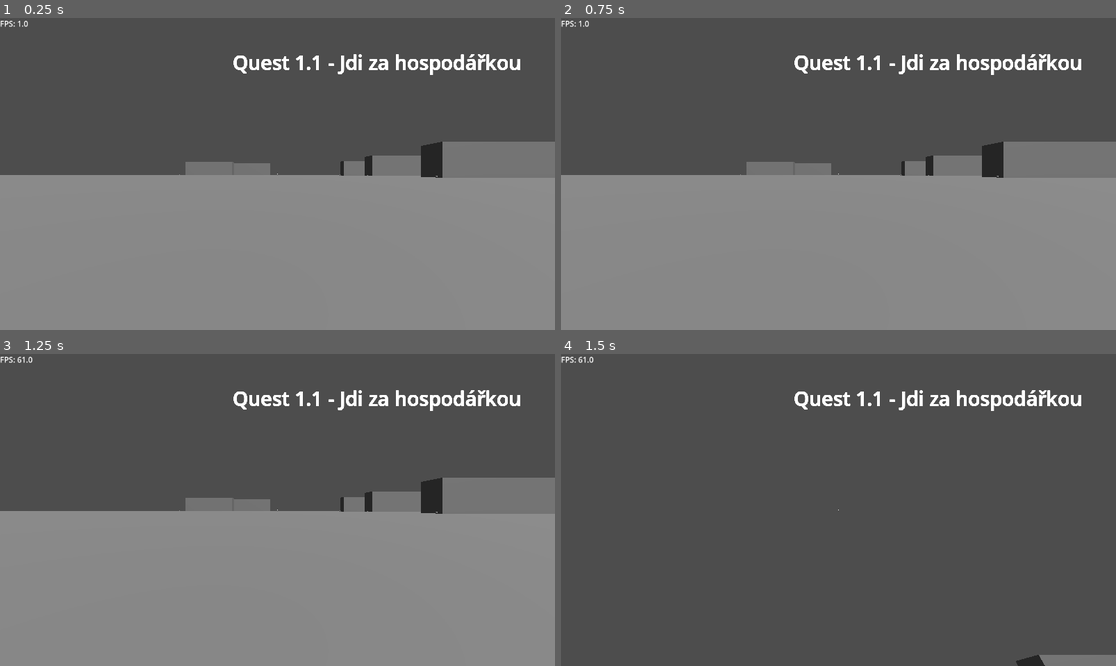
Above: before the commit, frames 1-4 (two rows, left to right).
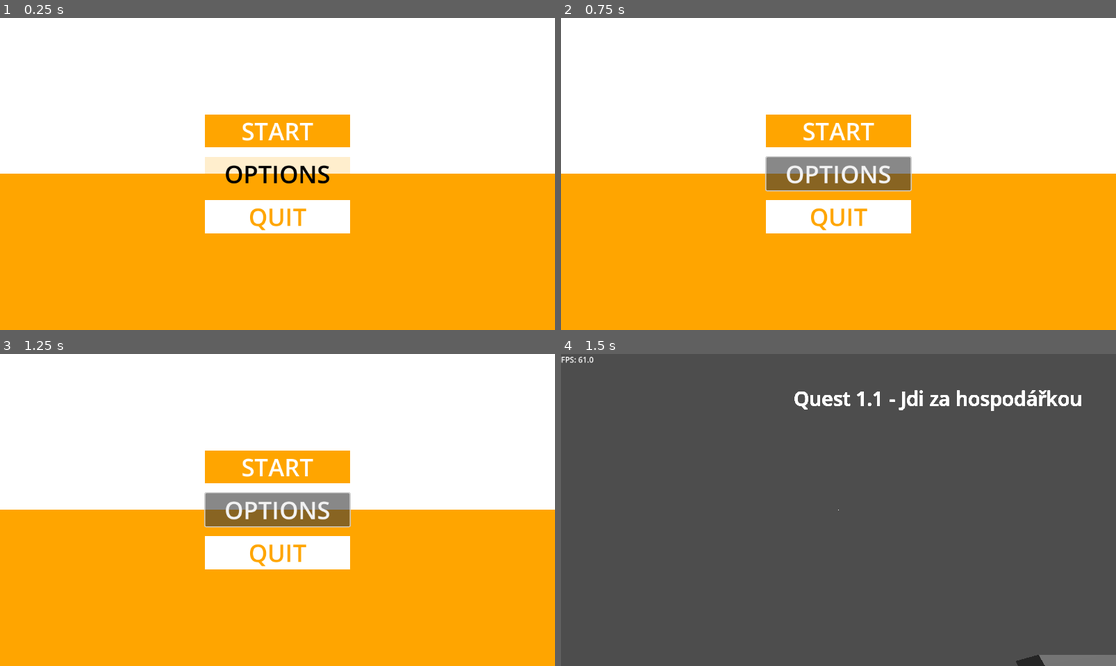
Above: after the commit, the same moments.

Repository: StrahovGameDev/StraHov
Game: Godot game, scene res://main_scene/game_manager.tscn
Two runs of this game, one before a commit and one after it. Both use one fixed random seed, a clock stepped at 60 frames per second and the inputs below.
Inputs (mouse positions are in pixels of both pictures, inside the frame that each line leads up to):
- Up to frame 1 (0.25 s): no input
- Up to frame 2 (0.75 s): click (838, 174) at 0.5 s, where only the run after the commit has a clickable "OPTIONS"
- Up to frame 3 (1.25 s): no input
- Up to frame 4 (1.5 s): click (838, 466) at 1.25 s, where only the run after the commit has a clickable "START"

The runs differ from the first frame. In frame 1, 99% of the frame differs, in the area x 0-100%, y 0-100%; in frame 2, 99%; in frame 3, 99%; in frame 4, nothing differs.

Commit message:
MM: main menu will appear when game starts

Diff:
--- a/main_menu.gd
+++ b/main_menu.gd
@@ -1,10 +1,12 @@
 extends Control
+
+func _ready() -> void:
+	Input.set_mouse_mode(Input.MOUSE_MODE_VISIBLE)
 
 
 func _on_start_pressed() -> void:
+	Input.set_mouse_mode(Input.MOUSE_MODE_CAPTURED)
 	$".".queue_free()
-
-
 
 func _on_options_pressed() -> void:
 	pass # Replace with function body.
--- a/main_menu.tscn
+++ b/main_menu.tscn
@@ -15,7 +15,9 @@
 bg_color = Color(1, 1, 1, 1)
 border_color = Color(0, 0, 0, 1)
 
-[node name="main_menu" type="Control"]
+[node name="CanvasLayer" type="CanvasLayer"]
+
+[node name="main_menu" type="Control" parent="."]
 layout_mode = 3
 anchors_preset = 15
 anchor_right = 1.0
@@ -24,14 +26,14 @@
 grow_vertical = 2
 script = ExtResource("1_06t4h")
 
-[node name="ColorRect" type="ColorRect" parent="."]
+[node name="ColorRect" type="ColorRect" parent="main_menu"]
 layout_mode = 1
 anchors_preset = -1
 anchor_right = 1.0
 anchor_bottom = 0.5
 grow_horizontal = 2
 
-[node name="ColorRect2" type="ColorRect" parent="."]
+[node name="ColorRect2" type="ColorRect" parent="main_menu"]
 layout_mode = 1
 anchors_preset = -1
 anchor_top = 0.5
@@ -40,7 +42,7 @@
 grow_horizontal = 2
 color = Color(1, 0.647059, 0, 1)
 
-[node name="VBoxContainer" type="VBoxContainer" parent="."]
+[node name="VBoxContainer" type="VBoxContainer" parent="main_menu"]
 layout_mode = 1
 anchors_preset = 8
 anchor_left = 0.5
@@ -57,27 +59,27 @@
 theme_override_constants/separation = 20
 alignment = 1
 
-[node name="Start" type="Button" parent="VBoxContainer"]
+[node name="Start" type="Button" parent="main_menu/VBoxContainer"]
 layout_mode = 2
 theme_override_colors/font_color = Color(1, 1, 1, 1)
 theme_override_styles/normal = SubResource("StyleBoxFlat_rhts7")
 action_mode = 0
 text = "START"
 
-[node name="Options" type="Button" parent="VBoxContainer"]
+[node name="Options" type="Button" parent="main_menu/VBoxContainer"]
 layout_mode = 2
 theme_override_colors/font_color = Color(0, 0, 0, 1)
 theme_override_styles/normal = SubResource("StyleBoxFlat_06t4h")
 action_mode = 0
 text = "OPTIONS"
 
-[node name="Quit" type="Button" parent="VBoxContainer"]
+[node name="Quit" type="Button" parent="main_menu/VBoxContainer"]
 layout_mode = 2
 theme_override_colors/font_color = Color(1, 0.647059, 0, 1)
 theme_override_styles/normal = SubResource("StyleBoxFlat_7vrkn")
 action_mode = 0
 text = "QUIT"
 
-[connection signal="pressed" from="VBoxContainer/Start" to="." method="_on_start_pressed"]
-[connection signal="pressed" from="VBoxContainer/Options" to="." method="_on_options_pressed"]
-[connection signal="pressed" from="VBoxContainer/Quit" to="." method="_on_quit_pressed"]
+[connection signal="pressed" from="main_menu/VBoxContainer/Start" to="main_menu" method="_on_start_pressed"]
+[connection signal="pressed" from="main_menu/VBoxContainer/Options" to="main_menu" method="_on_options_pressed"]
+[connection signal="pressed" from="main_menu/VBoxContainer/Quit" to="main_menu" method="_on_quit_pressed"]
--- a/main_scene/game_manager.tscn
+++ b/main_scene/game_manager.tscn
@@ -1,9 +1,10 @@
-[gd_scene load_steps=6 format=3 uid="uid://bh1bx58xo7kmm"]
+[gd_scene load_steps=7 format=3 uid="uid://bh1bx58xo7kmm"]
 
 [ext_resource type="Script" uid="uid://bbookv36piwvg" path="res://main_scene/game_manager.gd" id="1_ctrpd"]
 [ext_resource type="PackedScene" uid="uid://djesgf26jvqba" path="res://player.tscn" id="2_ddapi"]
 [ext_resource type="PackedScene" uid="uid://limqqekoiruf" path="res://scenes/map.tscn" id="3_ddapi"]
-[ext_resource type="PackedScene" uid="uid://cv2buc5hncyui" path="res://scenes/dialog_trigger.tscn" id="4_1lmva"]
+[ext_resource type="PackedScene" path="res://scenes/dialog_trigger.tscn" id="4_1lmva"]
+[ext_resource type="PackedScene" uid="uid://dik6ufaanpog5" path="res://main_menu.tscn" id="5_p1t4w"]
 
 [sub_resource type="Environment" id="Environment_ddapi"]
 
@@ -24,4 +25,6 @@
 [node name="DirectionalLight3D" type="DirectionalLight3D" parent="."]
 transform = Transform3D(0.799737, -0.46758, 0.376549, 0, 0.627216, 0.778846, -0.60035, -0.622872, 0.501608, 0, 0, 0)
 
+[node name="CanvasLayer" parent="." instance=ExtResource("5_p1t4w")]
+
 [editable path="Map"]
--- a/player.gd
+++ b/player.gd
@@ -26,7 +26,6 @@
 #endregion
 
 func _ready():
-	Input.set_mouse_mode(Input.MOUSE_MODE_CAPTURED)
 	$Console.set_player_variables.connect(_on_set_player_variables)
 	dialog_label.visible = false
 	dialog.visible = false
Not shown: 1 places in player.tscn that only renumber resources
Not shown: 1 places in scenes/block.tscn that only renumber resources
